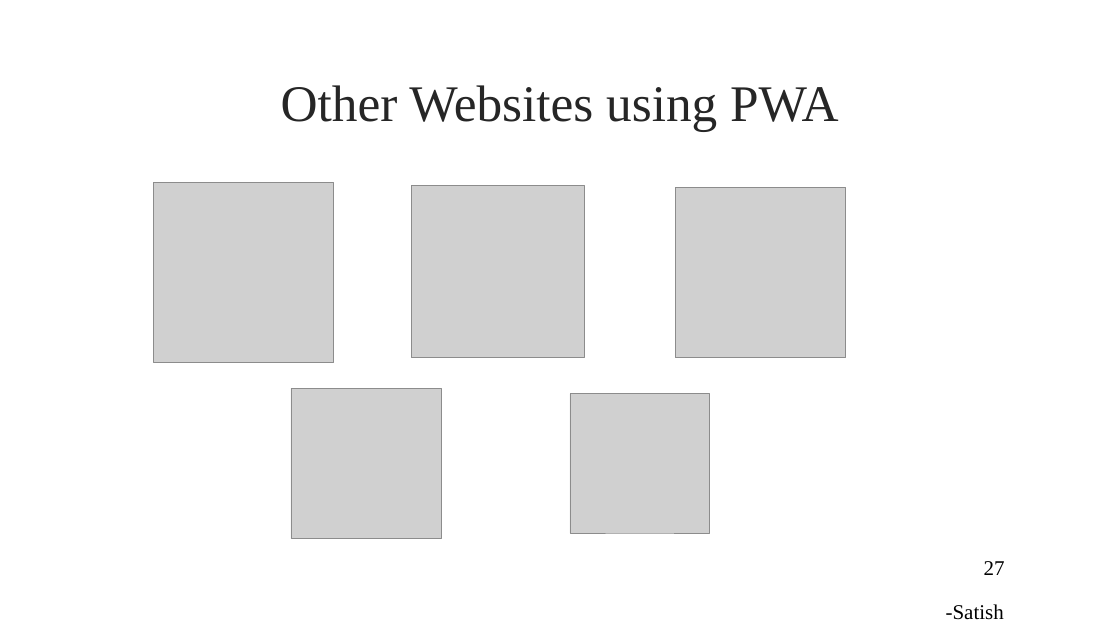
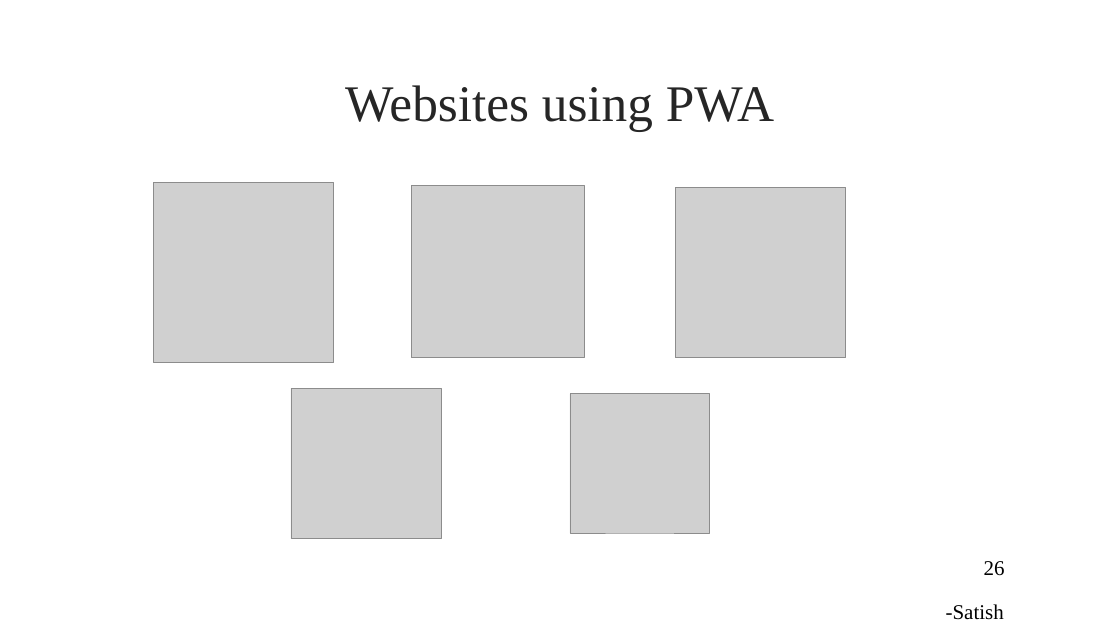
Before and after one commit to Sravani537520/WrokshopOnPWA, a slide deck: slide 26 of pptOnPWA.pptx (slide 27 before the commit). Drawn at 1120x630 pixels with LibreOffice and Linux fonts; fonts in the diff are those of the drawing; grey boxes stand for pictures; background and template pictures are left out. Boxes give left, top, right and bottom in pixels: in the first picture for what was removed or moved away, otherwise in the second. Text is boxed around its words. In the diff, an @@ line names an element or a change of style, - is before the commit and + after.

```diff
--- a/pptOnPWA.pptx
+++ b/pptOnPWA.pptx
@@ title at bbox=[345, 85, 774, 132]: text changed @@
-Other Websites using PWA
+Websites using PWA
@@ page number at bbox=[984, 561, 1005, 576]: text changed @@
-27
+26
```
Also in this commit, not shown: 13 other slides changed, 1 slide added, 1 slide removed.
